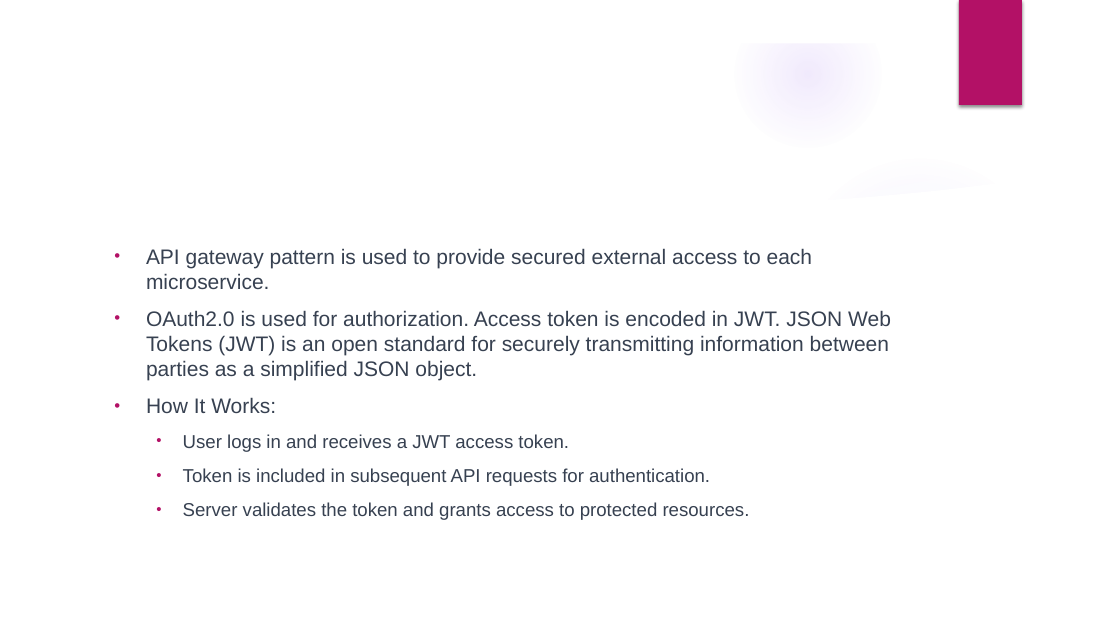
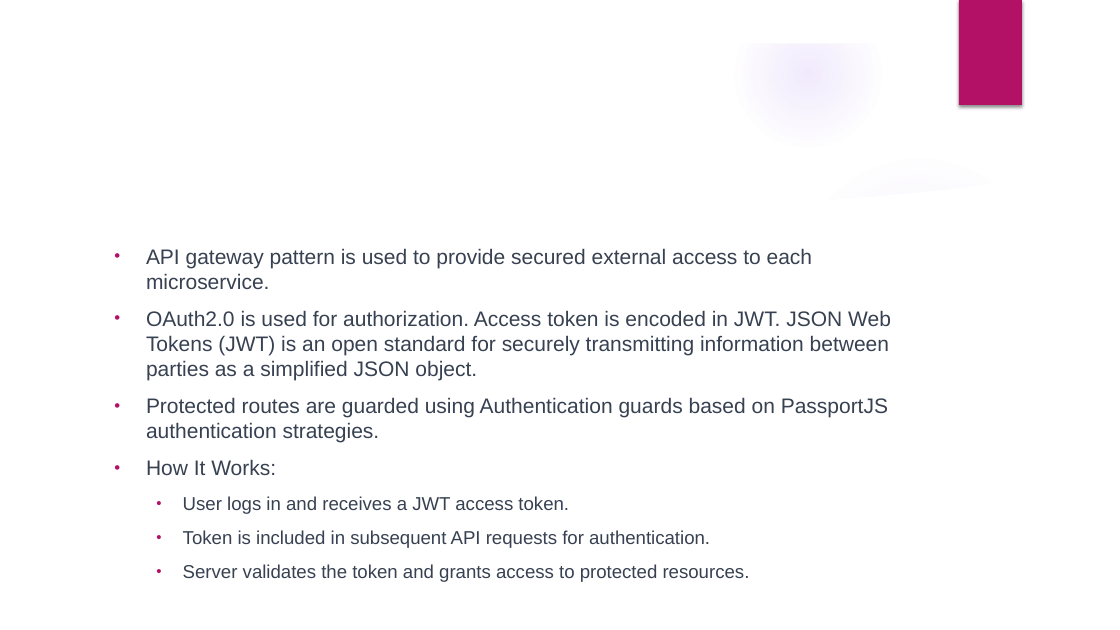
Before and after one commit to iamtarun99/Video-share-platform, a slide deck: slide 8 of Video Share Platform.pptx (slide 11 before the commit). Drawn at 1120x630 pixels with LibreOffice and Linux fonts; fonts in the diff are those of the drawing; background and template pictures are left out. Boxes give left, top, right and bottom in pixels: in the first picture for what was removed or moved away, otherwise in the second. Text is boxed around its words. In the diff, an @@ line names an element or a change of style, - is before the commit and + after.

```diff
--- a/Video Share Platform.pptx
+++ b/Video Share Platform.pptx
@@ text at (146, 397, 888, 443): paragraph added @@
+• Protected routes are guarded using Authentication guards based on PassportJS authentication strategies.
```
Also in this commit, not shown: 7 other slides changed, 4 slides added, 1 slide removed.
